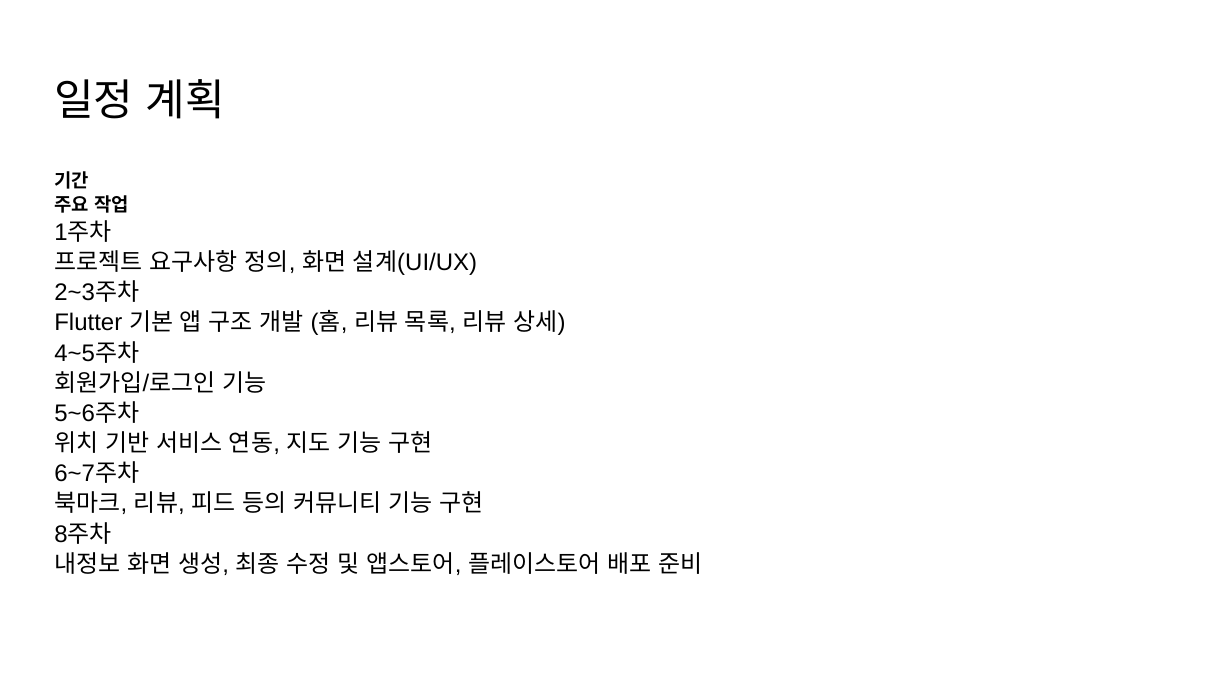
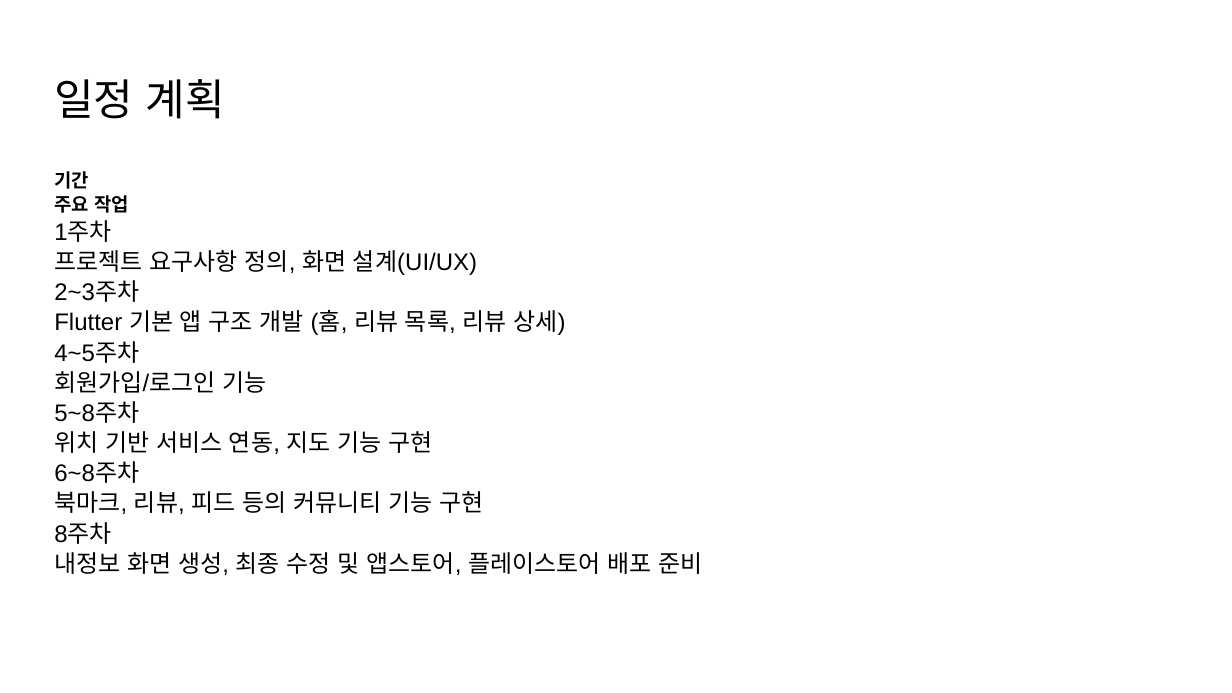
Before and after one commit to yurei55/TIL, a slide deck: slide 3 of K-TASTE/K-Taste.pptx. Drawn at 1232x693 pixels with LibreOffice and Linux fonts; fonts in the diff are those of the drawing. Boxes give left, top, right and bottom in pixels: in the first picture for what was removed or moved away, otherwise in the second. Text is boxed around its words. In the diff, an @@ line names an element or a change of style, - is before the commit and + after.

```diff
--- a/K-TASTE/K-Taste.pptx
+++ b/K-TASTE/K-Taste.pptx
@@ text at (54,402,139,423): text changed @@
-5~6주차
+5~8주차
@@ text at (54,462,139,483): text changed @@
-6~7주차
+6~8주차
```
Also in this commit, not shown: 10 other slides changed, 2 slides added.
